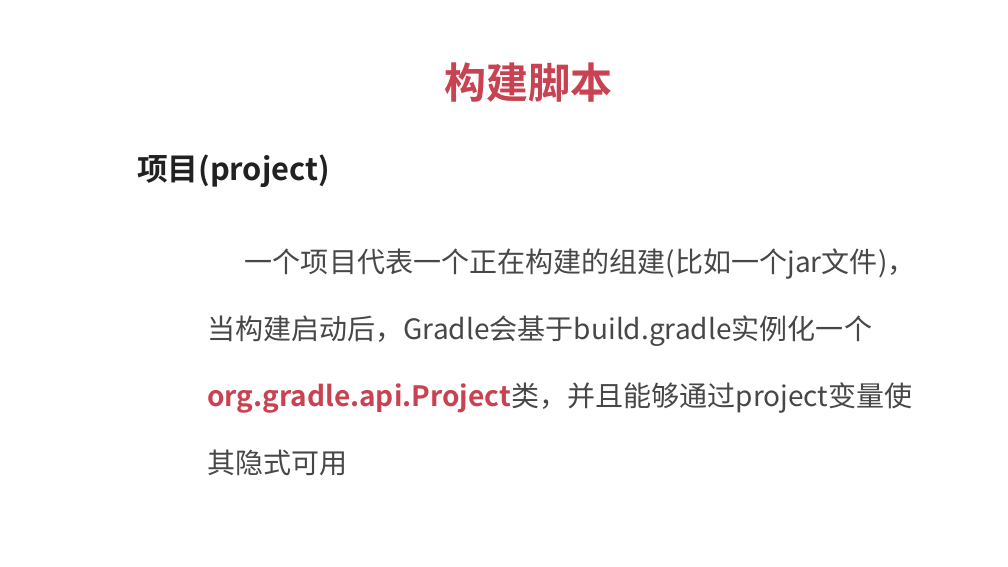
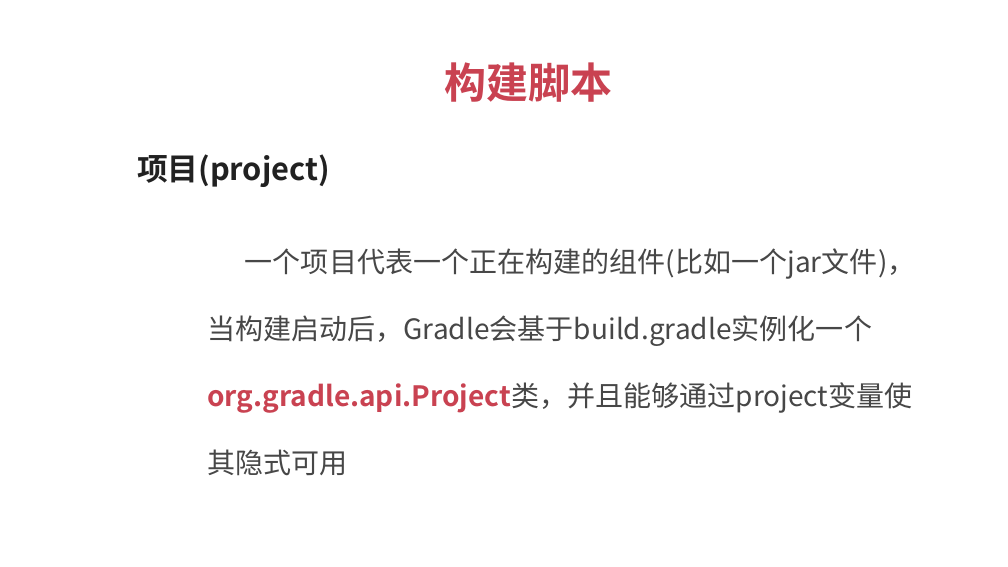
Before and after one commit to 1329555958/imooc, a slide deck: slide 23 of Gradle.pptx (slide 22 before the commit). Drawn at 1008x567 pixels with LibreOffice and Linux fonts; fonts in the diff are those of the drawing. Boxes give left, top, right and bottom in pixels: in the first picture for what was removed or moved away, otherwise in the second. Text is boxed around its words. In the diff, an @@ line names an element or a change of style, - is before the commit and + after.

```diff
--- a/Gradle.pptx
+++ b/Gradle.pptx
@@ text at (x1=207, y1=248, x2=916, y2=413): text changed @@
-  一个项目代表一个正在构建的组建(比如一个jar文件)，当构建启动后，Gradle会基于build.gradle实例化一个org.gradle.api.Project类，并且能够通过project变量使其隐式可用
+  一个项目代表一个正在构建的组件(比如一个jar文件)，当构建启动后，Gradle会基于build.gradle实例化一个org.gradle.api.Project类，并且能够通过project变量使其隐式可用
```
Also in this commit, not shown: 2 other slides changed, 1 slide added, 1 slide removed, 2 other files.
